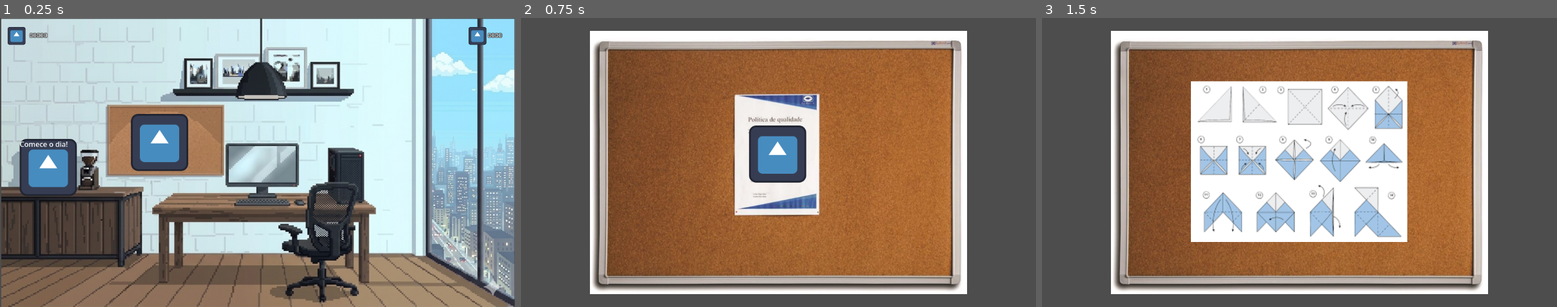
Above: before the commit, frames 1-3 (left to right).
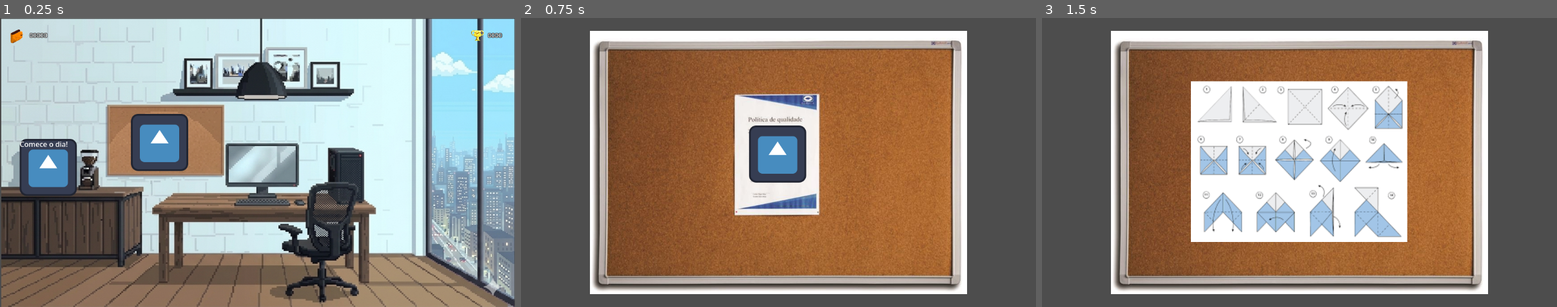
Above: after the commit, the same moments.

Repository: LucasSaab/Netetive
Game: Godot game, scene res://Scenes/Escritorio.tscn
The game is run twice, just before and just after one commit, with the same random seed, the same clock (stepped at 60 frames per second) and the same inputs. The engine's default icon, where the game draws it, is replaced by a stand-in: a white triangle on a blue panel in a dark square.
Inputs (mouse positions are in pixels of both pictures, inside the frame that each line leads up to):
- Up to frame 1 (0.25 s): no input
- Up to frame 2 (0.75 s): click (680, 142) at 0.5 s
- Up to frame 3 (1.5 s): click (1299, 153) at 1.25 s

The runs differ from the first frame. In frame 1, 0.4% of the frame differs, in the area x 1-95%, y 3-10%; in frame 2, nothing differs; in frame 3, nothing differs.
Error before the commit: Invalid access to property or key 'fame_received' on a base object of type 'Nil'. (res://Scenes/hud_manager.gd:8)
Error after the commit: Invalid access to property or key 'money' on a base object of type 'Nil'. (res://Scenes/icone_dinheiro.gd:13)

Commit message:
adicionado sprites e funcao para animar a carteira

Diff:
--- a/Scenes/Scores.tscn
+++ b/Scenes/Scores.tscn
@@ -1,7 +1,10 @@
 [gd_scene format=3 uid="uid://35642qeg3q5m"]
 
 [ext_resource type="Script" uid="uid://c82m2g4761n3x" path="res://Scenes/hud_manager.gd" id="1_3l0ju"]
-[ext_resource type="Texture2D" uid="uid://uhviytogc2lr" path="res://icon.svg" id="2_w4o4m"]
+[ext_resource type="Texture2D" uid="uid://cv0mphhh0cr5a" path="res://Sprites/score_system/carteira_de_dinheiro1.png" id="2_b0abw"]
+[ext_resource type="Texture2D" uid="uid://c0ijjtgf1khp0" path="res://Sprites/score_system/trofeu_de_fama.png" id="3_b0abw"]
+[ext_resource type="Script" uid="uid://ct1gffff3v1g7" path="res://Scenes/icone_dinheiro.gd" id="3_ea74h"]
+[ext_resource type="Texture2D" uid="uid://unx0w4ahvgkm" path="res://Sprites/score_system/carteira_de_dinheiro2.png" id="4_658l8"]
 
 [node name="Score" type="Node2D" unique_id=311059794]
 
@@ -33,13 +36,17 @@
 layout_mode = 2
 size_flags_vertical = 0
 
-[node name="icone_dinheiro" type="TextureRect" parent="HUD/control/container/container_dinheiro" unique_id=1035990618]
+[node name="icone_dinheiro" type="TextureRect" parent="HUD/control/container/container_dinheiro" unique_id=1035990618 node_paths=PackedStringArray("icone_dinheiro")]
 custom_minimum_size = Vector2(40, 40)
 layout_mode = 2
 size_flags_horizontal = 8
 size_flags_vertical = 8
-texture = ExtResource("2_w4o4m")
+texture = ExtResource("2_b0abw")
 expand_mode = 1
+script = ExtResource("3_ea74h")
+carteira_de_dinheiro_1 = ExtResource("2_b0abw")
+carteira_de_dinheiro_2 = ExtResource("4_658l8")
+icone_dinheiro = NodePath(".")
 metadata/_edit_lock_ = true
 
 [node name="contador_dinheiro" type="Label" parent="HUD/control/container/container_dinheiro/icone_dinheiro" unique_id=774842961]
@@ -70,7 +77,7 @@
 custom_minimum_size = Vector2(40, 40)
 layout_mode = 2
 size_flags_horizontal = 0
-texture = ExtResource("2_w4o4m")
+texture = ExtResource("3_b0abw")
 expand_mode = 1
 metadata/_edit_lock_ = true
 
--- /dev/null
+++ b/Scenes/icone_dinheiro.gd
@@ -0,0 +1,18 @@
+extends TextureRect
+
+@export var carteira_de_dinheiro_1: CompressedTexture2D
+@export var carteira_de_dinheiro_2: CompressedTexture2D
+
+@export var icone_dinheiro: TextureRect
+
+func _ready():
+	# Força chamar a função assim que o nó entra na cena
+	atualizar_aparencia()
+
+func atualizar_aparencia():
+	print("Testando! Valor atual do dinheiro: ", Global.money)
+
+	if Global.money > 0:
+		icone_dinheiro.texture = carteira_de_dinheiro_2
+	else:
+		icone_dinheiro.texture = carteira_de_dinheiro_1
--- a/Scripts/Tela/Score.gd
+++ /dev/null
@@ -1,5 +0,0 @@
-extends Node
-
-
-func _process(delta):
-	elf.text = str(Global.score)
Binary file added: Sprites/score_system/carteira_de_dinheiro1.png
Not shown, added: Sprites/score_system/carteira_de_dinheiro1.png.import
Binary file added: Sprites/score_system/carteira_de_dinheiro2.png
Not shown, added: Sprites/score_system/carteira_de_dinheiro2.png.import
Binary file added: Sprites/score_system/trofeu_de_fama.ase
Binary file added: Sprites/score_system/trofeu_de_fama.png
Not shown, added: Sprites/score_system/trofeu_de_fama.png.import
